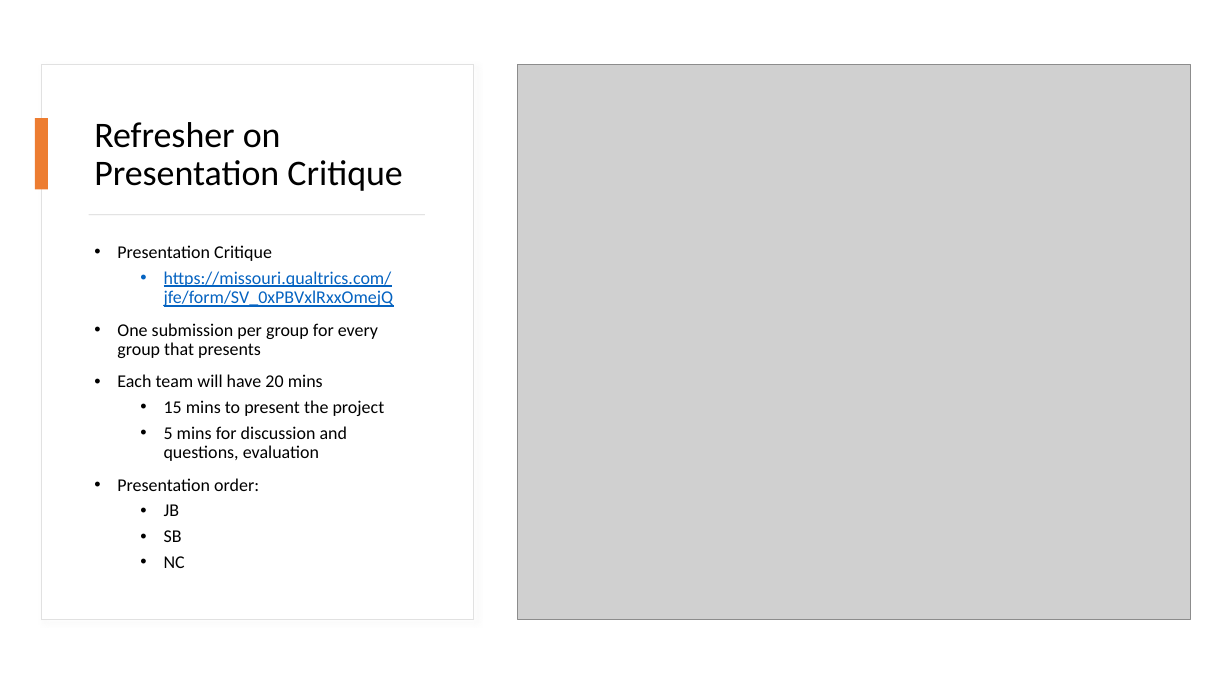
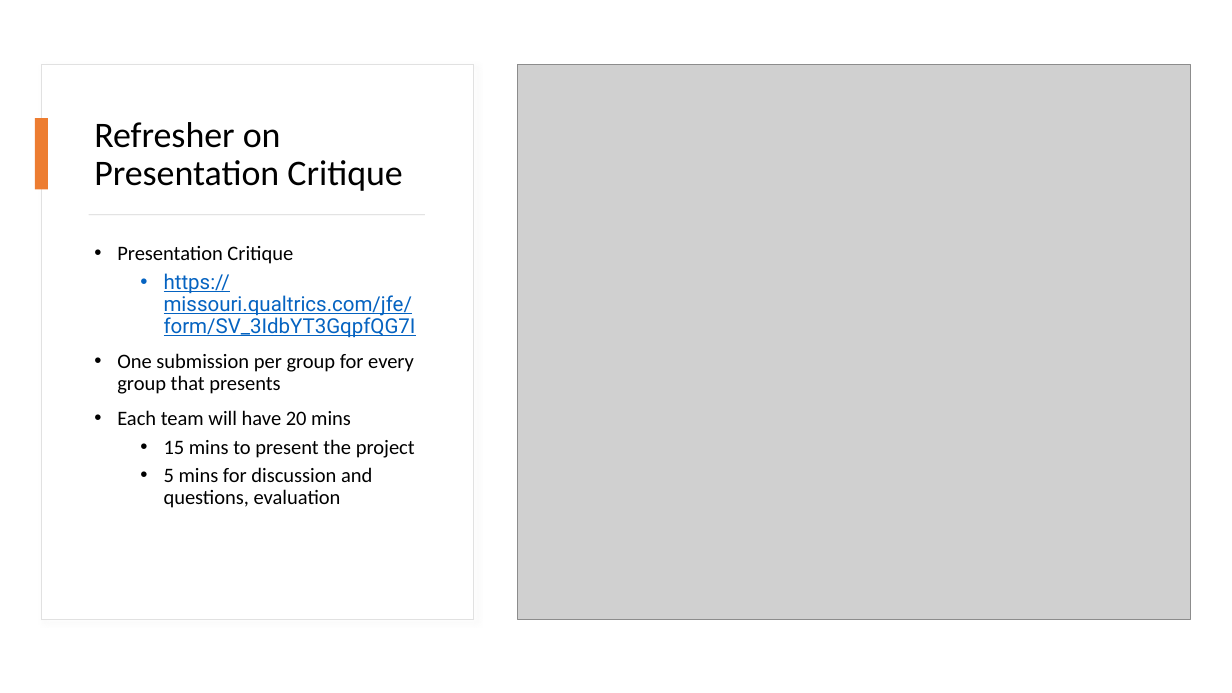
Before and after one commit to mikenguyen13/mar4050_S23_2, a slide deck: slide 2 of lectures/14/1_Presentation Day.pptx. Drawn at 1232x693 pixels with LibreOffice and Linux fonts; fonts in the diff are those of the drawing; grey boxes stand for pictures. Boxes give left, top, right and bottom in pixels: in the first picture for what was removed or moved away, otherwise in the second. Text is boxed around its words. In the diff, an @@ line names an element or a change of style, - is before the commit and + after.

Commit message:
presentation

```diff
--- a/lectures/14/1_Presentation Day.pptx
+++ b/lectures/14/1_Presentation Day.pptx
@@ text at (117,246,415,508): size 14 to 16 pt in "Presentation Critique", "One submission per group for every group ...", "Each team will have 20 mins", "15 mins to present the project" and 1 more places @@
@@ text at (164,273,416,338): text changed; size 14 to 16 pt; font Calibri to Roboto @@
-  • https://missouri.qualtrics.com/jfe/form/SV_0xPBVxlRxxOmejQ
+  • https://missouri.qualtrics.com/jfe/form/SV_3IdbYT3GqpfQG7I
@@ text at (117,478,259,568): paragraphs removed @@
-• Presentation order:
-  • JB
-  • SB
-  • NC
```
Also in this commit, not shown: 2 other files.
